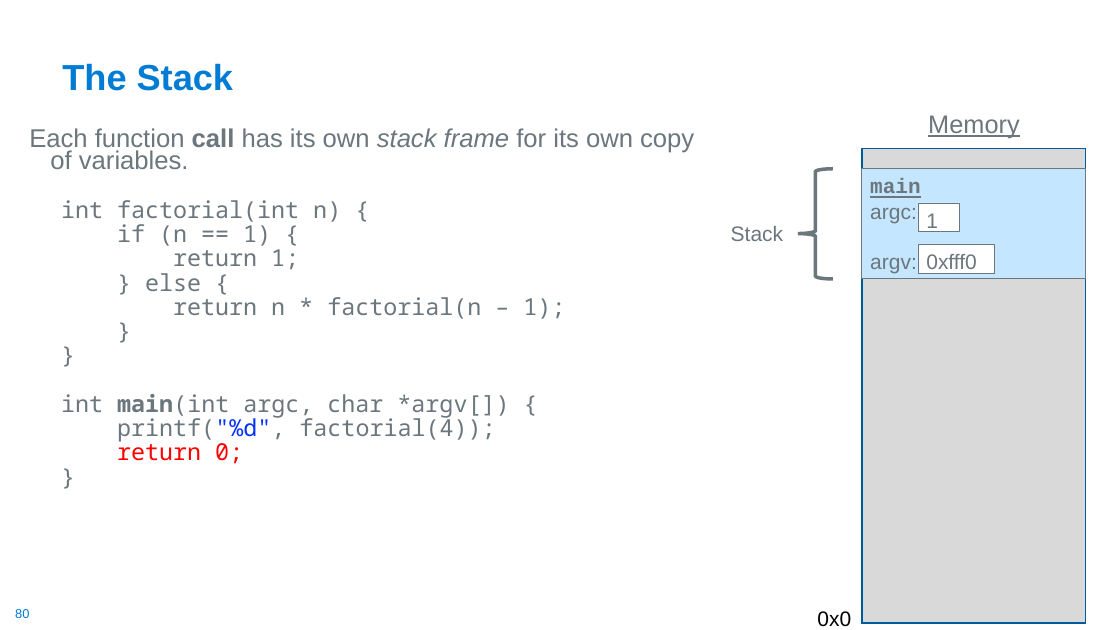
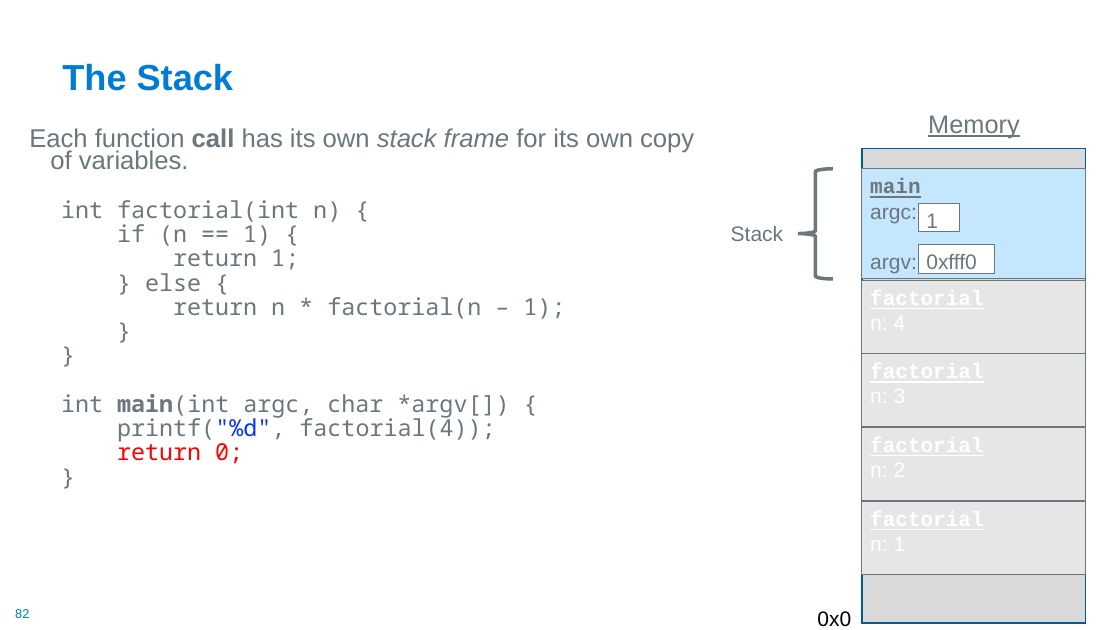
Before and after one commit to cse30-fa22/Muller_CSE30_Lecture_Slides, a slide deck: slide 82 of 08_Assm_Part3.pptx (slide 80 before the commit). Drawn at 1120x630 pixels with LibreOffice and Linux fonts; fonts in the diff are those of the drawing. Boxes give left, top, right and bottom in pixels: in the first picture for what was removed or moved away, otherwise in the second. Text is boxed around its words. In the diff, an @@ line names an element or a change of style, - is before the commit and + after.

```diff
--- a/08_Assm_Part3.pptx
+++ b/08_Assm_Part3.pptx
@@ rectangle added at (x1=862, y1=280, x2=1086, y2=354), fill #E7E6E6, outline #6B767D 0.75 pt @@
@@ rectangle added at (x1=862, y1=354, x2=1086, y2=428), fill #E7E6E6, outline #6B767D 0.75 pt @@
@@ rectangle added at (x1=862, y1=427, x2=1086, y2=501), fill #E7E6E6, outline #6B767D 0.75 pt @@
@@ rectangle added at (x1=862, y1=502, x2=1086, y2=576), fill #E7E6E6, outline #6B767D 0.75 pt @@
@@ page number at (x1=15, y1=609, x2=29, y2=618): text changed @@
-80
+82
```
Also in this commit, not shown: 26 other slides changed, 3 slides added, 21 slides removed, 1 other file.
